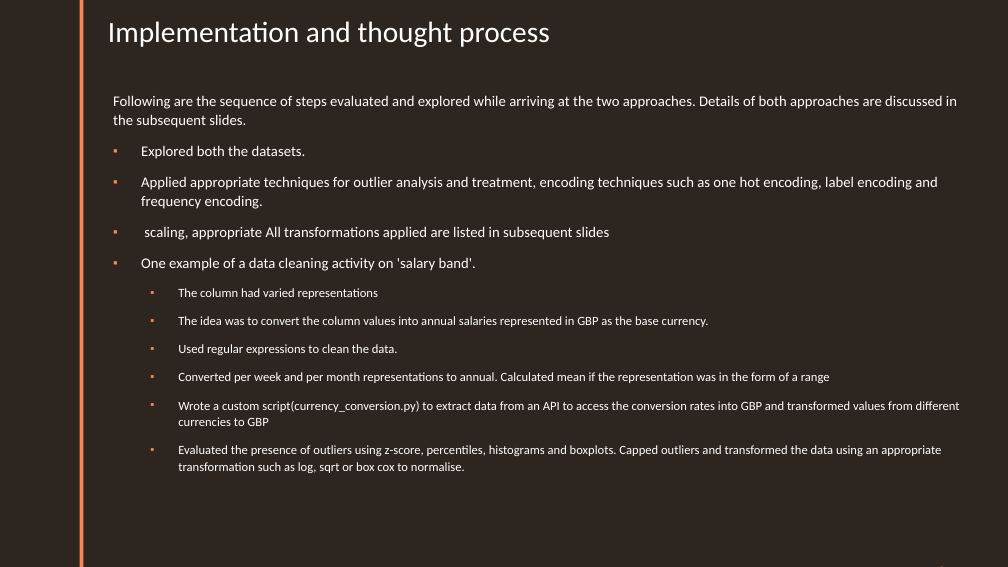
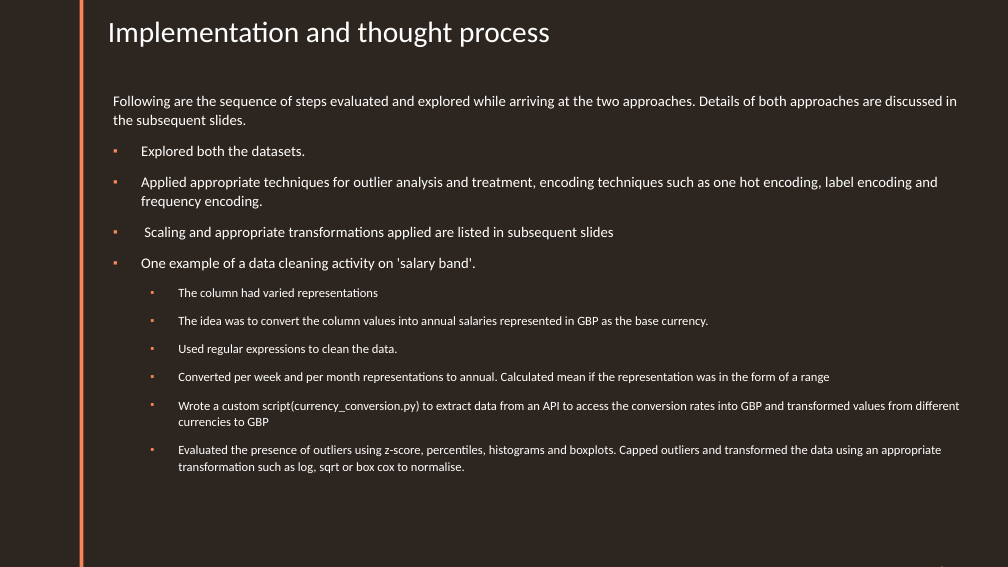
Before and after one commit to SyedMunazzir90/Marketing-campaign, a slide deck: slide 5 of Presentation.pptx. Drawn at 1008x567 pixels with LibreOffice and Linux fonts; fonts in the diff are those of the drawing; background and template pictures are left out. Boxes give left, top, right and bottom in pixels: in the first picture for what was removed or moved away, otherwise in the second. Text is boxed around its words. In the diff, an @@ line names an element or a change of style, - is before the commit and + after.

```diff
--- a/Presentation.pptx
+++ b/Presentation.pptx
@@ text at [144,226,613,240]: text changed @@
-▪ scaling, appropriate All transformations applied are listed in subsequent slides
+▪ Scaling and appropriate transformations applied are listed in subsequent slides
```
Also in this commit, not shown: 1 other file.
